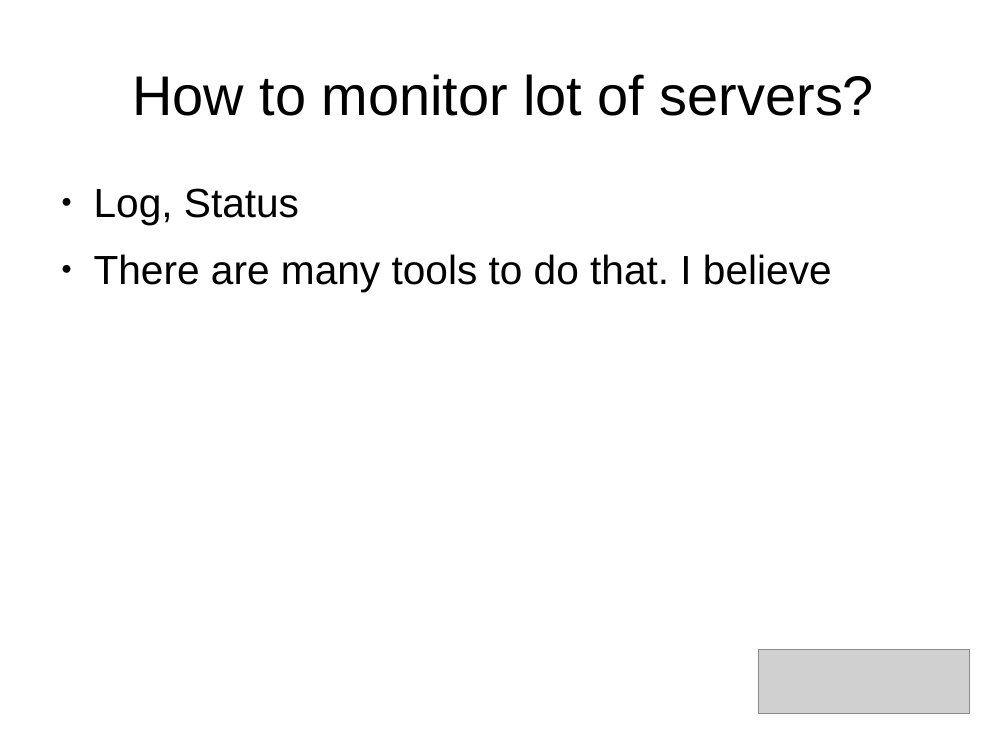
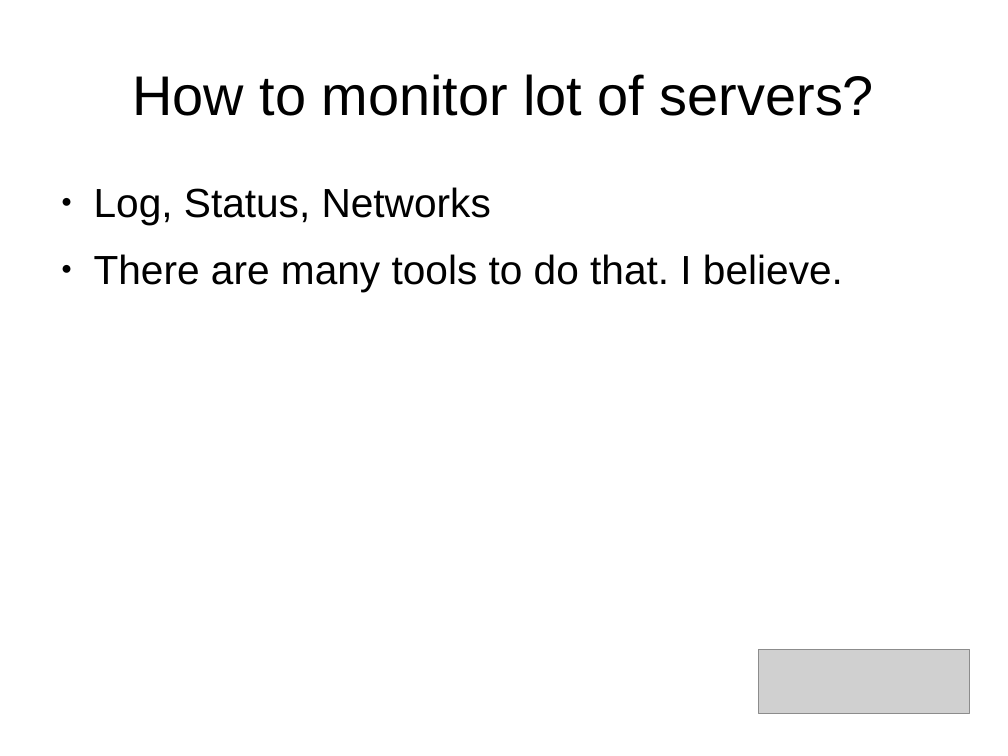
Before and after one commit to tuanpembual/FUDCon, a slide deck: slide 6 of FUDCon_APAC_2016_ESTU.odp. Drawn at 1008x756 pixels with LibreOffice and Linux fonts; fonts in the diff are those of the drawing; grey boxes stand for pictures. Boxes give left, top, right and bottom in pixels: in the first picture for what was removed or moved away, otherwise in the second. Text is boxed around its words. In the diff, an @@ line names an element or a change of style, - is before the commit and + after.

```diff
--- a/FUDCon_APAC_2016_ESTU.odp
+++ b/FUDCon_APAC_2016_ESTU.odp
@@ text at (94, 187, 843, 292): text changed @@
-● Log, Status
-● There are many tools to do that. I believe
+● Log, Status, Networks
+● There are many tools to do that. I believe.
```
Also in this commit, not shown: 4 other slides changed, 4 other files.
